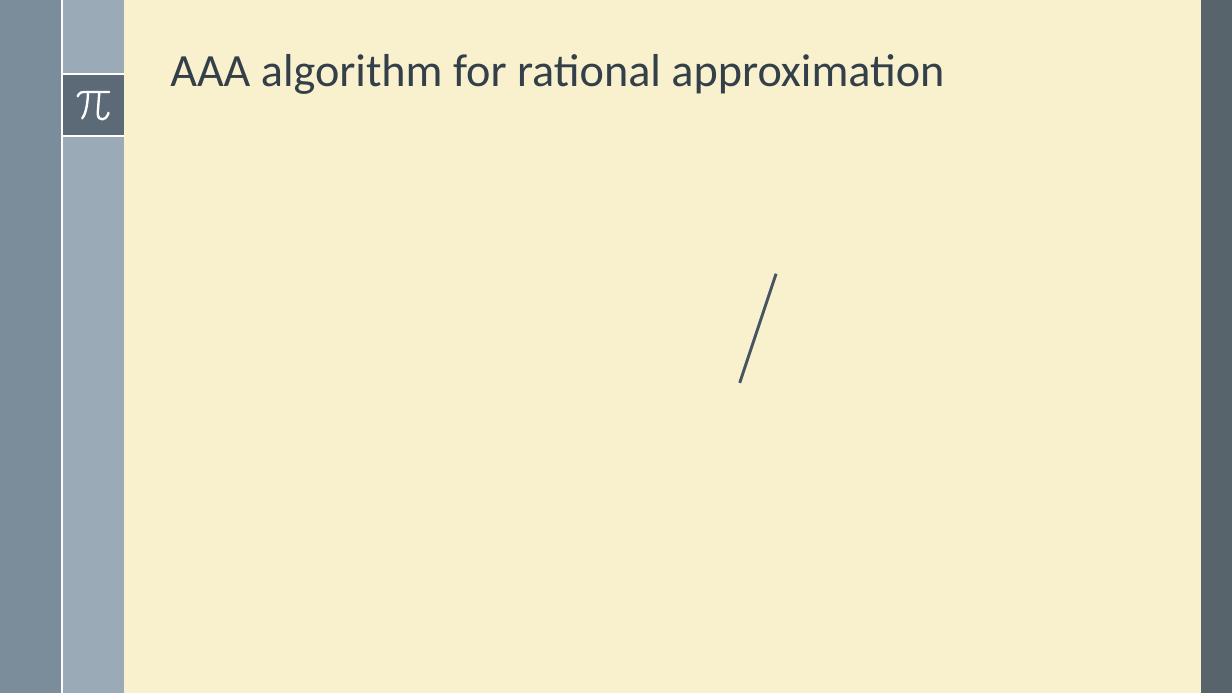
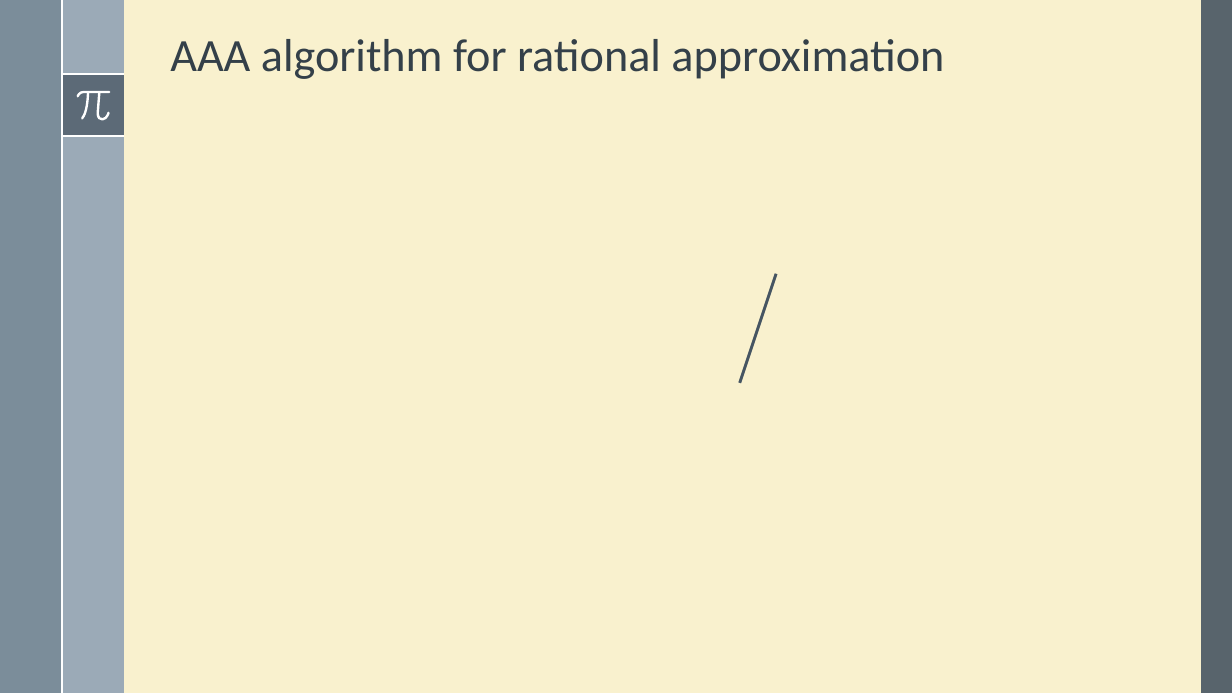
Before and after one commit to robzan8/MatFun.jl, a slide deck: slide 12 of docs/slides pd2ggaln/MatFun.pptx. Drawn at 1232x693 pixels with LibreOffice and Linux fonts; fonts in the diff are those of the drawing; grey boxes stand for pictures. Boxes give left, top, right and bottom in pixels: in the first picture for what was removed or moved away, otherwise in the second. Text is boxed around its words. In the diff, an @@ line names an element or a change of style, - is before the commit and + after.

```diff
--- a/docs/slides pd2ggaln/MatFun.pptx
+++ b/docs/slides pd2ggaln/MatFun.pptx
@@ title "AAA algorithm for rational approximation": place and size @@
-title "AAA algorithm for rational approximation" at (170,54,944,94)
+title "AAA algorithm for rational approximation" at (170,39,944,79)
```
Also in this commit, not shown: 3 other slides changed, 1 other file.
